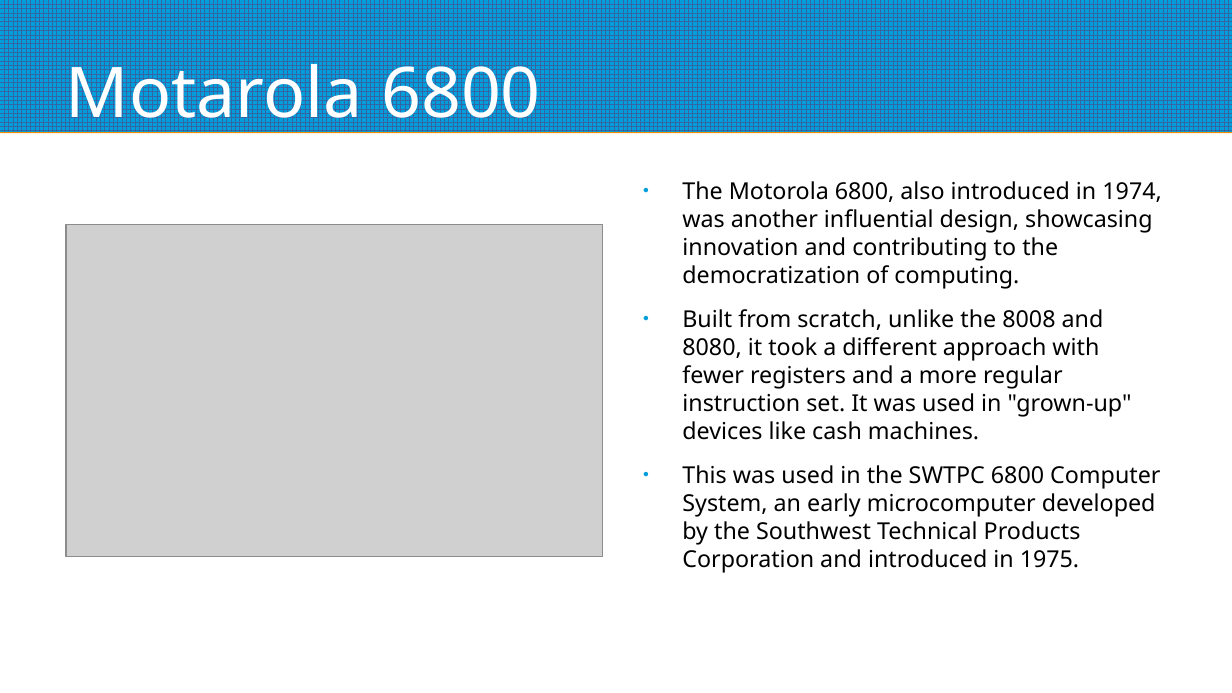
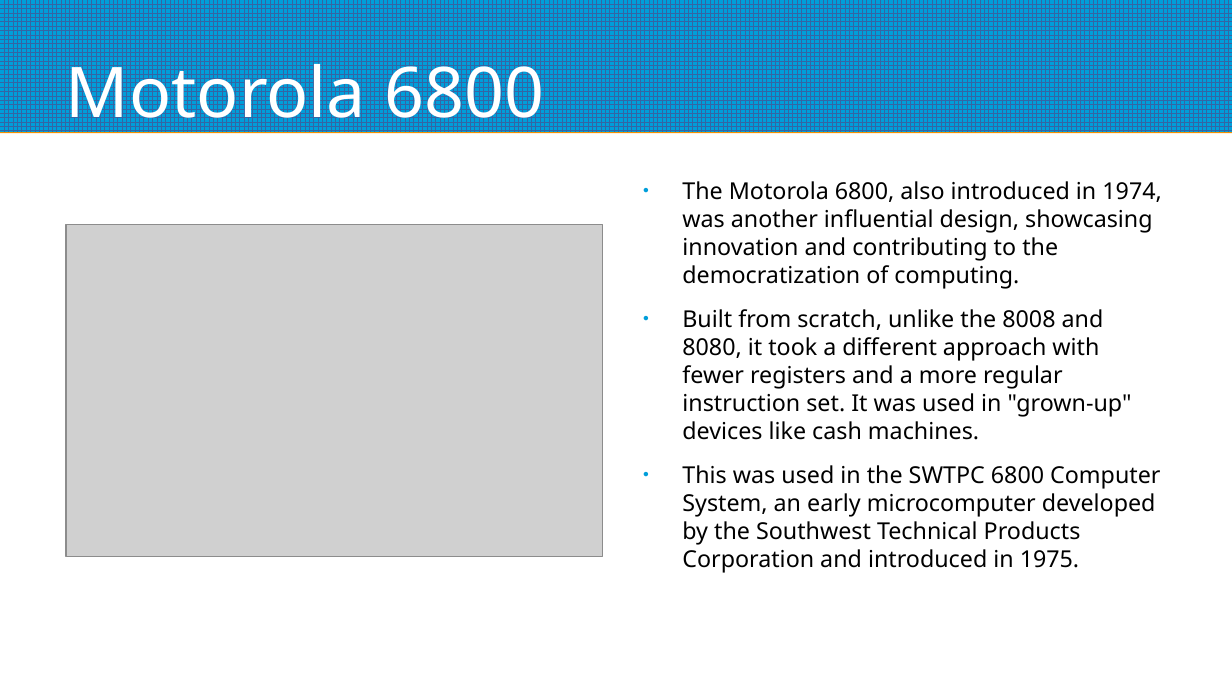
Before and after one commit to mggates39/Programming-With-CPM, a slide deck: slide 7 of CPM_Programming_Slides.odp. Drawn at 1232x693 pixels with LibreOffice and Linux fonts; fonts in the diff are those of the drawing; grey boxes stand for pictures. Boxes give left, top, right and bottom in pixels: in the first picture for what was removed or moved away, otherwise in the second. Text is boxed around its words. In the diff, an @@ line names an element or a change of style, - is before the commit and + after.

```diff
--- a/CPM_Programming_Slides.odp
+++ b/CPM_Programming_Slides.odp
@@ title at (66,52,544,135): text changed @@
-Motarola 6800
+Motorola 6800
```
Also in this commit, not shown: 9 other slides changed, 2 slides added, 1 other file.
